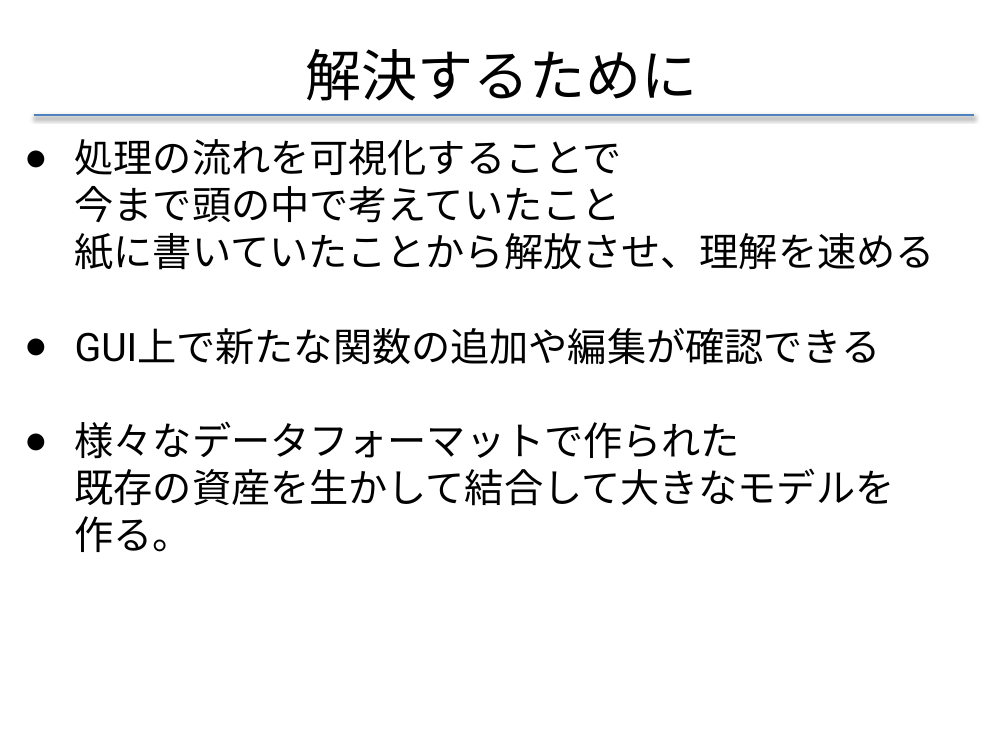
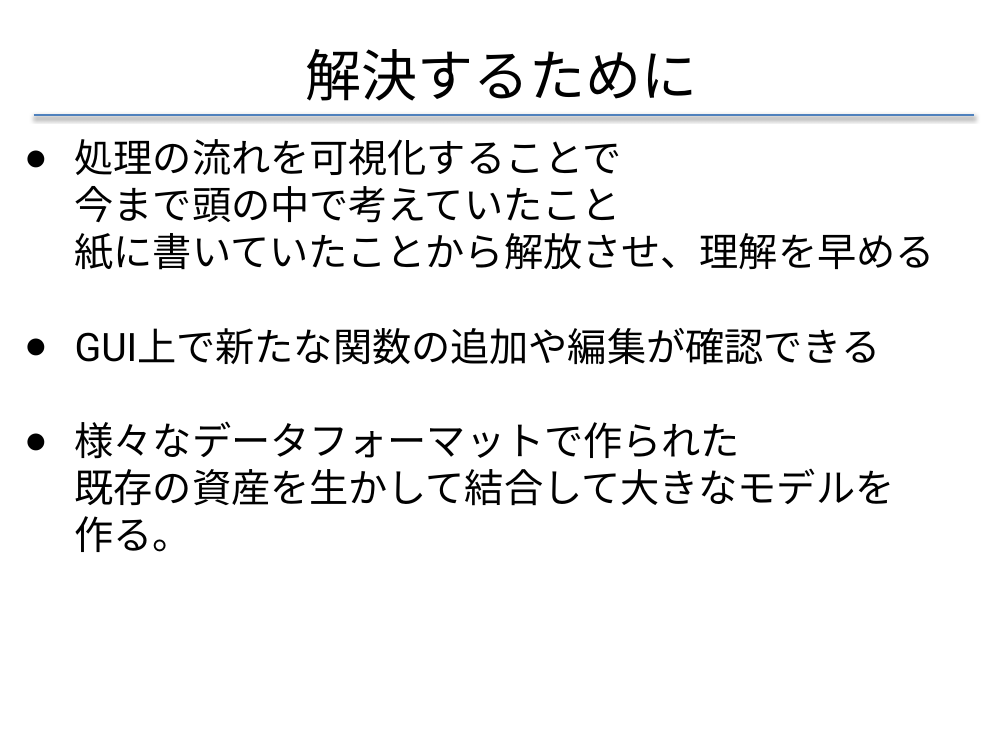
Before and after one commit to f-akazawa/akaz_uecdevelop, a slide deck: slide 10 of doc/中間発表資料.pptx (slide 7 before the commit). Drawn at 1008x756 pixels with LibreOffice and Linux fonts; fonts in the diff are those of the drawing. Boxes give left, top, right and bottom in pixels: in the first picture for what was removed or moved away, otherwise in the second. Text is boxed around its words. In the diff, an @@ line names an element or a change of style, - is before the commit and + after.

Commit message:
3回目の練習コメントを反映させた
また不要なスライドは削除した

```diff
--- a/doc/中間発表資料.pptx
+++ b/doc/中間発表資料.pptx
@@ text at [75,233,935,270]: text changed @@
-紙に書いていたことから解放させ、理解を速める
+紙に書いていたことから解放させ、理解を早める
```
Also in this commit, not shown: 16 other slides changed, 7 slides removed.
